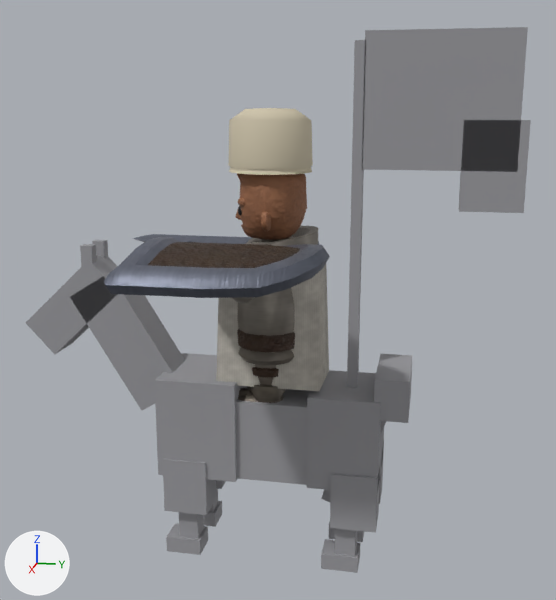
What one commit did to the glTF model csharp/Unciv.Godot/Packs/units/models/unit/Sipahi.glb.
The view is the same before and after, from a camera (50 mm lens) standing at (2.68, 0.56, 1.65) and looking at (0.05, 0.03, 0.99). The lights are fixed; the arrows at lower left show +X, +Y and +Z. The picture after the commit comes second. Where no turn or scale is listed for an object, it has been applied to the vertices.

In view in the first picture: '1H_Sword', 'Badge_Shield', 'HorseMesh', 'Warrior'.
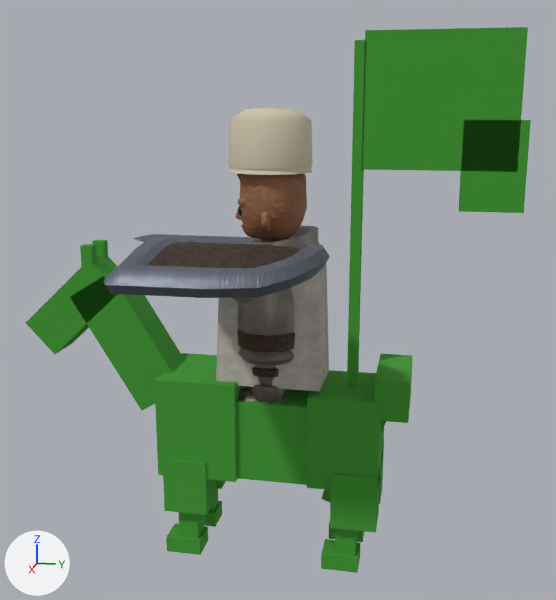
Diff of the bpy script that builds the scene:
```diff
--- a/csharp/Unciv.Godot/Packs/units/models/unit/Sipahi.glb.py
+++ b/csharp/Unciv.Godot/Packs/units/models/unit/Sipahi.glb.py
@@ mat_horse @@
 mat_horse = principled_material('Horse')
-mat_horse.base_color = (0.32, 0.32, 0.34)  # grey #99999e
+mat_horse.base_color = (0.05, 0.32, 0.03)  # green #3f9930
 mat_horse.roughness = 1.0
```

Boxes [x1, y1, x2, y2] around the edits, measured in the pictures (556 x 600 px):
'HorseMesh', recoloured (grey to green): [26, 27, 531, 573] in both
